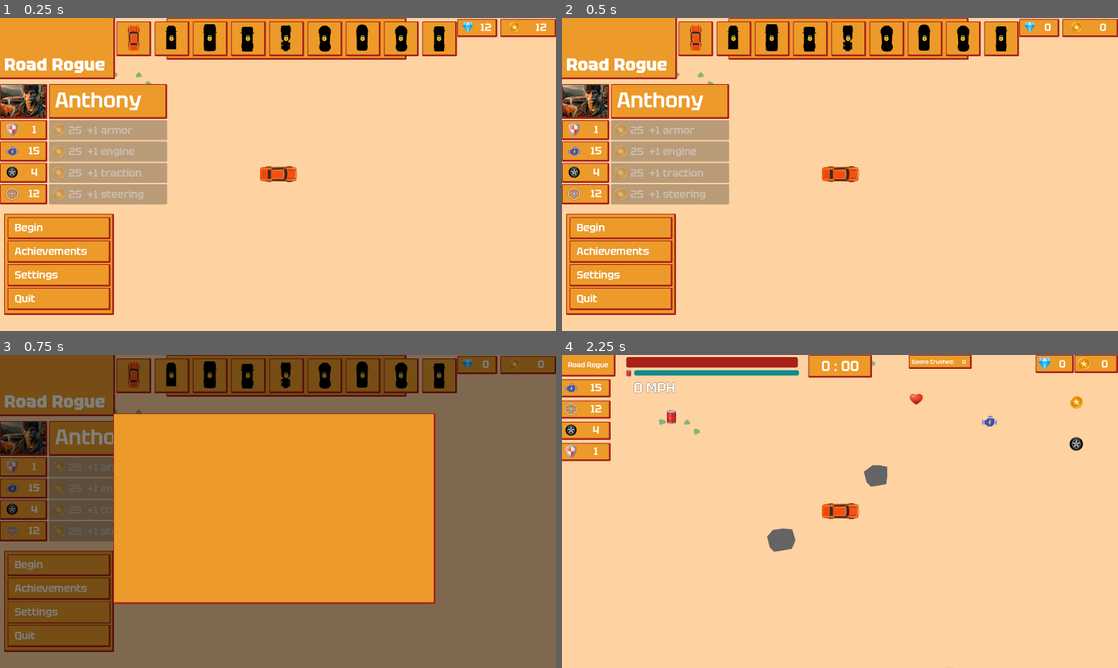
Above: before the commit, frames 1-4 (two rows, left to right).
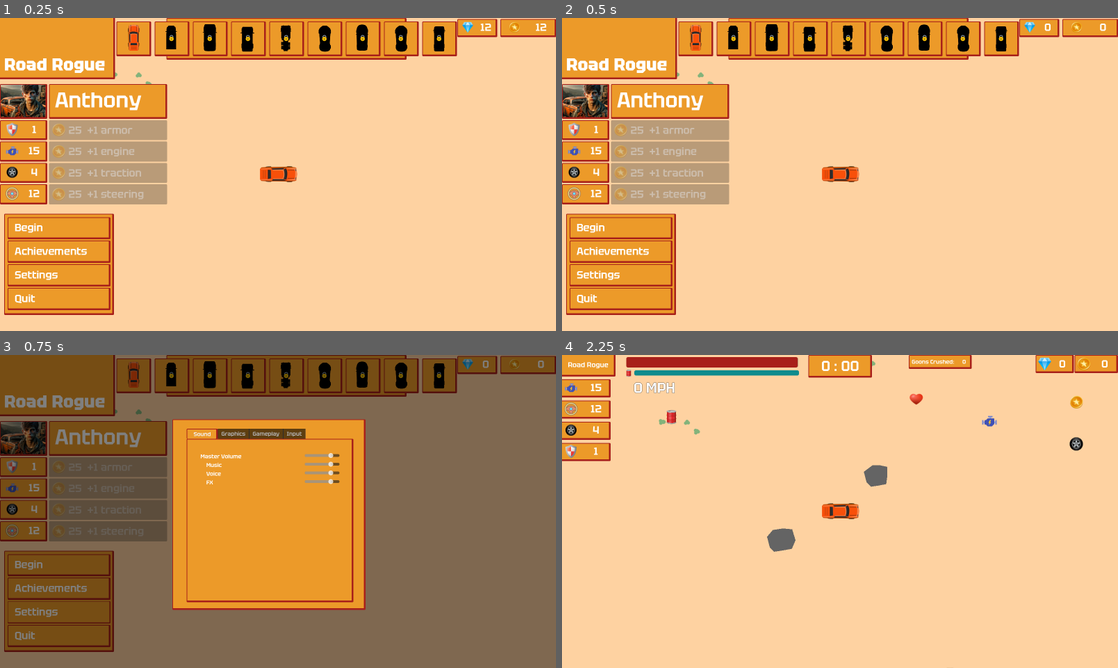
Above: after the commit, the same moments.

Repository: gregrylivingston/GoonCrusher
Game: Godot game, scene res://scene/player/menu/main/mainMenuCamera.tscn
Same seed, same stepped clock (60 frames per second), same inputs: the game is played once before the commit and once after it.
Inputs:
- Up to frame 1 (0.25 s): no input
- Up to frame 2 (0.5 s): no input
- Up to frame 3 (0.75 s): click "Settings" at 0.5 s
- Up to frame 4 (2.25 s): click "Begin" at 1.25 s; click "Begin" at 2 s

Frames 1-2 are identical in both runs. In frame 3, 18% of the frame differs, in the area x 20-79%, y 18-82%; in frame 4, nothing differs.

Commit message:
basic settings, volume menu controls

Diff:
--- a/lib/overhead_car_2d/overhead_car_body_2d.gd
+++ b/lib/overhead_car_2d/overhead_car_body_2d.gd
@@ -63,6 +63,7 @@
 
 func _ready():
 	_connect_car_areas(get_tree().root)
+	updateAudioLevels()
 	if isPlayer:
 		add_to_group("playerCar")
 		Root.playerCar = self
@@ -252,3 +253,24 @@
 			get_parent().add_child( load("res://scene/player/menu/gameSummary.tscn").instantiate() )
 		else:
 			queue_free()
+
+func updateAudioLevels():
+	$"AudioStream-Engine".volume_db = 2 + SaveManager.getVolume("fx")
+	$"AudioStream-Tires".volume_db = 	SaveManager.getVolume("fx")
+	$"AudioStream-Crash".volume_db = 	SaveManager.getVolume("fx")
+	$"AudioStream-Voice".volume_db = 2 + SaveManager.getVolume("voice")
+
+func playRandomFxSound():
+	var randomizer = randi_range(0,1)
+	if randomizer == 0:
+		$"AudioStream-Crash".play()
+		await get_tree().create_timer(0.5).timeout
+		$"AudioStream-Crash".stop()
+	elif randomizer == 1:
+		$"AudioStream-Tires".play()
+		await get_tree().create_timer(0.5).timeout
+		$"AudioStream-Tires".stop()
+	else:
+		$"AudioStream-Engine".play()
+		await get_tree().create_timer(0.5).timeout
+		$"AudioStream-Engine".stop()
--- a/scene/player/menu/main/mainMenu.gd
+++ b/scene/player/menu/main/mainMenu.gd
@@ -103,3 +103,7 @@
 
 func _on_settings_button_pressed():
 	add_child(load("res://scene/player/menu/settings/settings.tscn").instantiate())
+
+func updateAudioLevels():
+	$AudioStreamPlayer.volume_db = -8 + SaveManager.getVolume( "music" )
+	$voicePlayer.volume_db = 2 + SaveManager.getVolume( "voice" )
--- a/scene/player/menu/main/mainMenu.tscn
+++ b/scene/player/menu/main/mainMenu.tscn
@@ -20,11 +20,6 @@
 offset_right = 40.0
 offset_bottom = 40.0
 
-[node name="AudioStreamPlayer" type="AudioStreamPlayer" parent="."]
-stream = ExtResource("3_gyg28")
-volume_db = -8.0
-autoplay = true
-
 [node name="TabContainer" type="Panel" parent="."]
 anchors_preset = 10
 anchor_right = 1.0
@@ -225,6 +220,11 @@
 alignment = 2
 icon_alignment = 2
 
+[node name="AudioStreamPlayer" type="AudioStreamPlayer" parent="."]
+stream = ExtResource("3_gyg28")
+volume_db = -8.0
+autoplay = true
+
 [node name="voicePlayer" type="AudioStreamPlayer" parent="."]
 volume_db = 2.0
 
--- a/scene/player/menu/settings/settings.tscn
+++ b/scene/player/menu/settings/settings.tscn
@@ -1,8 +1,9 @@
-[gd_scene load_steps=4 format=3 uid="uid://bt4kqynx5rxfe"]
+[gd_scene load_steps=5 format=3 uid="uid://bt4kqynx5rxfe"]
 
 [ext_resource type="Theme" uid="uid://co40pijjc7hbw" path="res://style/roadRogue.tres" id="1_0hbe5"]
 [ext_resource type="StyleBox" uid="uid://cgcjmjg4qdbt2" path="res://style/style_box_semitransparent.tres" id="2_b5vew"]
 [ext_resource type="Script" path="res://scene/player/menu/settings/settings.gd" id="3_wvtpg"]
+[ext_resource type="PackedScene" uid="uid://48smkfhy81d" path="res://scene/player/menu/settings/settings_sound.tscn" id="4_qxk5p"]
 
 [node name="Settings" type="Button"]
 anchors_preset = 15
@@ -22,11 +23,40 @@
 anchors_preset = 15
 anchor_right = 1.0
 anchor_bottom = 1.0
-offset_left = 326.0
-offset_top = 168.0
-offset_right = -347.0
-offset_bottom = -184.0
+offset_left = 496.0
+offset_top = 185.0
+offset_right = -548.0
+offset_bottom = -167.0
 grow_horizontal = 2
 grow_vertical = 2
 
+[node name="TabContainer" type="TabContainer" parent="Panel"]
+layout_mode = 1
+anchors_preset = 15
+anchor_right = 1.0
+anchor_bottom = 1.0
+offset_left = 42.0
+offset_top = 27.0
+offset_right = -37.0
+offset_bottom = -22.0
+grow_horizontal = 2
+grow_vertical = 2
+theme = ExtResource("1_0hbe5")
+theme_override_constants/side_margin = 0
+
+[node name="Sound" parent="Panel/TabContainer" instance=ExtResource("4_qxk5p")]
+layout_mode = 2
+
+[node name="Graphics" type="VBoxContainer" parent="Panel/TabContainer"]
+visible = false
+layout_mode = 2
+
+[node name="Gameplay" type="VBoxContainer" parent="Panel/TabContainer"]
+visible = false
+layout_mode = 2
+
+[node name="Input" type="VBoxContainer" parent="Panel/TabContainer"]
+visible = false
+layout_mode = 2
+
 [connection signal="pressed" from="." to="." method="_on_pressed"]
--- /dev/null
+++ b/scene/player/menu/settings/settings_sound.gd
@@ -0,0 +1,46 @@
+extends VBoxContainer
+
+
+
+
+# Called when the node enters the scene tree for the first time.
+func _ready():
+	pass # Replace with function body.
+
+
+# Called every frame. 'delta' is the elapsed time since the previous frame.
+func _process(delta):
+	pass
+
+
+func _on_master_volume_value_changed(value):
+	if value < -39: value = -500
+	AudioServer.set_bus_volume_db(AudioServer.get_bus_index("Master"), value)
+	SaveManager.setVolume( "master" , value )
+	forceAudioUpdate()
+
+func _on_music_volume_value_changed(value):
+	if value < -39: value = -500
+	SaveManager.setVolume( "music" , value )
+	forceAudioUpdate()
+
+func _on_voice_volume_value_changed(value):
+	if value < -39: value = -500
+	SaveManager.setVolume( "voice" , value )
+	forceAudioUpdate()
+	if is_instance_valid(Root.playerCar):
+		Root.playerCar.playPurseRewardAudio()
+
+func _on_fx_volume_value_changed(value):
+	if value < -39: value = -500
+	SaveManager.setVolume( "fx" , value )
+	forceAudioUpdate()
+	if is_instance_valid(Root.playerCar):
+		Root.playerCar.playRandomFxSound()
+
+
+func forceAudioUpdate():
+	if is_instance_valid(Root.mainMenu):
+		Root.mainMenu.updateAudioLevels()
+	if is_instance_valid(Root.playerCar):
+		Root.playerCar.updateAudioLevels()
--- /dev/null
+++ b/scene/player/menu/settings/settings_sound.tscn
@@ -0,0 +1,73 @@
+[gd_scene load_steps=3 format=3 uid="uid://48smkfhy81d"]
+
+[ext_resource type="Theme" uid="uid://co40pijjc7hbw" path="res://style/roadRogue.tres" id="1_qweey"]
+[ext_resource type="Script" path="res://scene/player/menu/settings/settings_sound.gd" id="2_ae8pr"]
+
+[node name="Sound" type="VBoxContainer"]
+theme = ExtResource("1_qweey")
+script = ExtResource("2_ae8pr")
+
+[node name="HBoxContainer" type="HBoxContainer" parent="."]
+custom_minimum_size = Vector2(400, 0)
+layout_mode = 2
+
+[node name="Label" type="Label" parent="HBoxContainer"]
+layout_mode = 2
+text = "Master Volume"
+
+[node name="masterVolume" type="HSlider" parent="HBoxContainer"]
+custom_minimum_size = Vector2(100, 0)
+layout_mode = 2
+size_flags_horizontal = 10
+min_value = -40.0
+max_value = 10.0
+
+[node name="HBoxContainer2" type="HBoxContainer" parent="."]
+custom_minimum_size = Vector2(400, 0)
+layout_mode = 2
+
+[node name="Label" type="Label" parent="HBoxContainer2"]
+layout_mode = 2
+text = "    Music"
+
+[node name="musicVolume" type="HSlider" parent="HBoxContainer2"]
+custom_minimum_size = Vector2(100, 0)
+layout_mode = 2
+size_flags_horizontal = 10
+min_value = -40.0
+max_value = 10.0
+
+[node name="HBoxContainer3" type="HBoxContainer" parent="."]
+custom_minimum_size = Vector2(400, 0)
+layout_mode = 2
+
+[node name="Label" type="Label" parent="HBoxContainer3"]
+layout_mode = 2
+text = "    Voice"
+
+[node name="voiceVolume" type="HSlider" parent="HBoxContainer3"]
+custom_minimum_size = Vector2(100, 0)
+layout_mode = 2
+size_flags_horizontal = 10
+min_value = -40.0
+max_value = 10.0
+
+[node name="HBoxContainer4" type="HBoxContainer" parent="."]
+custom_minimum_size = Vector2(400, 0)
+layout_mode = 2
+
+[node name="Label" type="Label" parent="HBoxContainer4"]
+layout_mode = 2
+text = "    FX"
+
+[node name="fxVolume" type="HSlider" parent="HBoxContainer4"]
+custom_minimum_size = Vector2(100, 0)
+layout_mode = 2
+size_flags_horizontal = 10
+min_value = -40.0
+max_value = 10.0
+
+[connection signal="value_changed" from="HBoxContainer/masterVolume" to="." method="_on_master_volume_value_changed"]
+[connection signal="value_changed" from="HBoxContainer2/musicVolume" to="." method="_on_music_volume_value_changed"]
+[connection signal="value_changed" from="HBoxContainer3/voiceVolume" to="." method="_on_voice_volume_value_changed"]
+[connection signal="value_changed" from="HBoxContainer4/fxVolume" to="." method="_on_fx_volume_value_changed"]
--- a/scene/player/save/playerData.gd
+++ b/scene/player/save/playerData.gd
@@ -42,3 +42,9 @@
 		"upgrades":{"traction":0,"engine":0,"armor":0,"steering":0},
 	}
 }
+
+var settings = {
+	"volume":{
+		"master":0,"voice":0,"music":0,"fx":0,
+	}
+}
--- a/scripts/global/saveManager.gd
+++ b/scripts/global/saveManager.gd
@@ -71,3 +71,11 @@
 		Root.mainMenu.uiUpdate()
 		return true
 	else: return false
+
+
+func setVolume(settingName: String , value: int):
+	playerData.settings.volume[settingName] = value
+	save_character_data()
+
+func getVolume(settingName: String):
+	return playerData.settings.volume[settingName]
--- a/style/roadRogue.tres
+++ b/style/roadRogue.tres
@@ -1,8 +1,38 @@
-[gd_resource type="Theme" load_steps=3 format=3 uid="uid://co40pijjc7hbw"]
+[gd_resource type="Theme" load_steps=5 format=3 uid="uid://co40pijjc7hbw"]
 
 [ext_resource type="StyleBox" uid="uid://dl1e0qtgp13cj" path="res://style/style_box_basic.tres" id="1_j042g"]
 [ext_resource type="FontFile" uid="uid://h8ar8yno4sha" path="res://style/font/Tektur/Tektur-SemiBold.ttf" id="2_rg3in"]
 
+[sub_resource type="StyleBoxFlat" id="StyleBoxFlat_dmii3"]
+content_margin_left = 40.0
+content_margin_top = 40.0
+content_margin_right = 40.0
+bg_color = Color(0.92549, 0.603922, 0.160784, 1)
+border_width_left = 2
+border_width_top = 2
+border_width_right = 5
+border_width_bottom = 5
+border_color = Color(0.658824, 0.12549, 0.101961, 1)
+corner_radius_top_left = 2
+corner_radius_top_right = 2
+corner_radius_bottom_right = 2
+corner_radius_bottom_left = 2
+
+[sub_resource type="StyleBoxFlat" id="StyleBoxFlat_qngjy"]
+content_margin_left = 20.0
+content_margin_right = 20.0
+bg_color = Color(0.92549, 0.603922, 0.160784, 1)
+border_width_left = 2
+border_width_top = 2
+border_width_right = 5
+border_color = Color(0.658824, 0.12549, 0.101961, 1)
+corner_radius_top_left = 2
+corner_radius_top_right = 2
+corner_radius_bottom_right = 2
+corner_radius_bottom_left = 2
+
 [resource]
 default_font = ExtResource("2_rg3in")
 Panel/styles/panel = ExtResource("1_j042g")
+TabContainer/styles/panel = SubResource("StyleBoxFlat_dmii3")
+TabContainer/styles/tab_selected = SubResource("StyleBoxFlat_qngjy")
